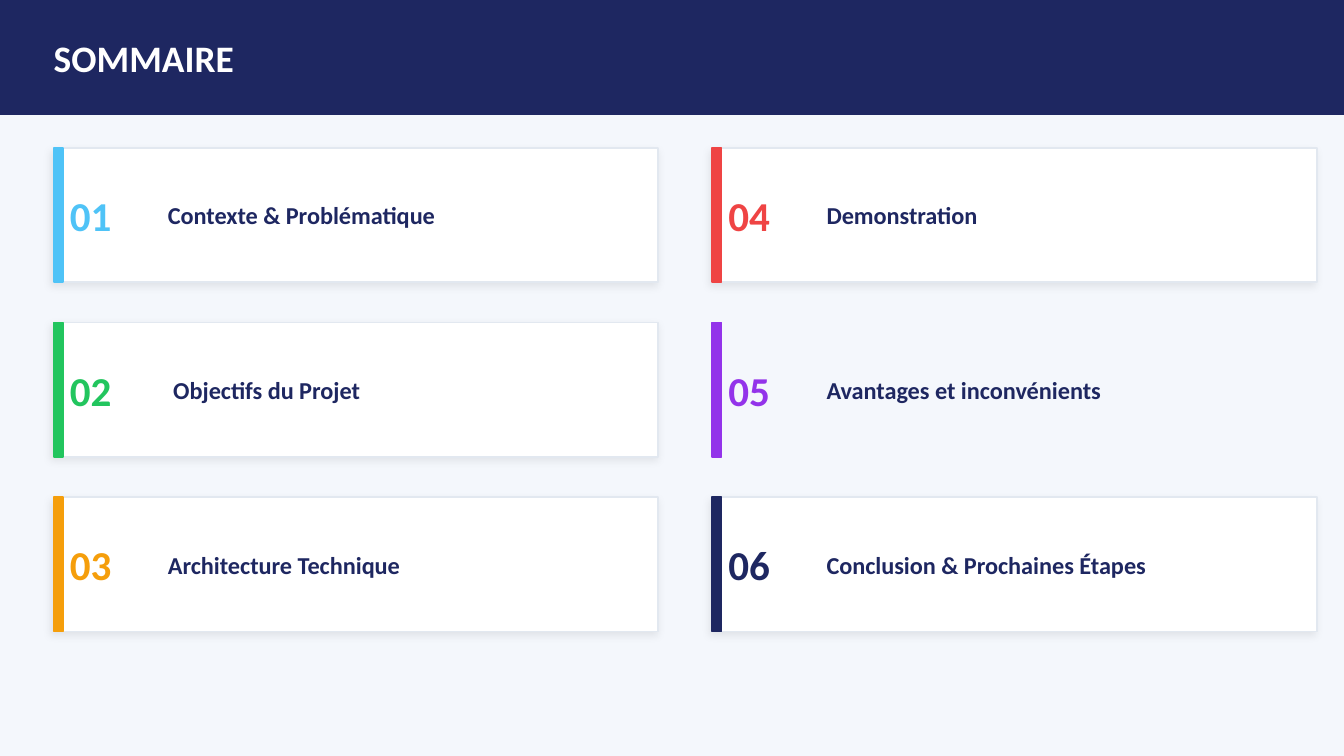
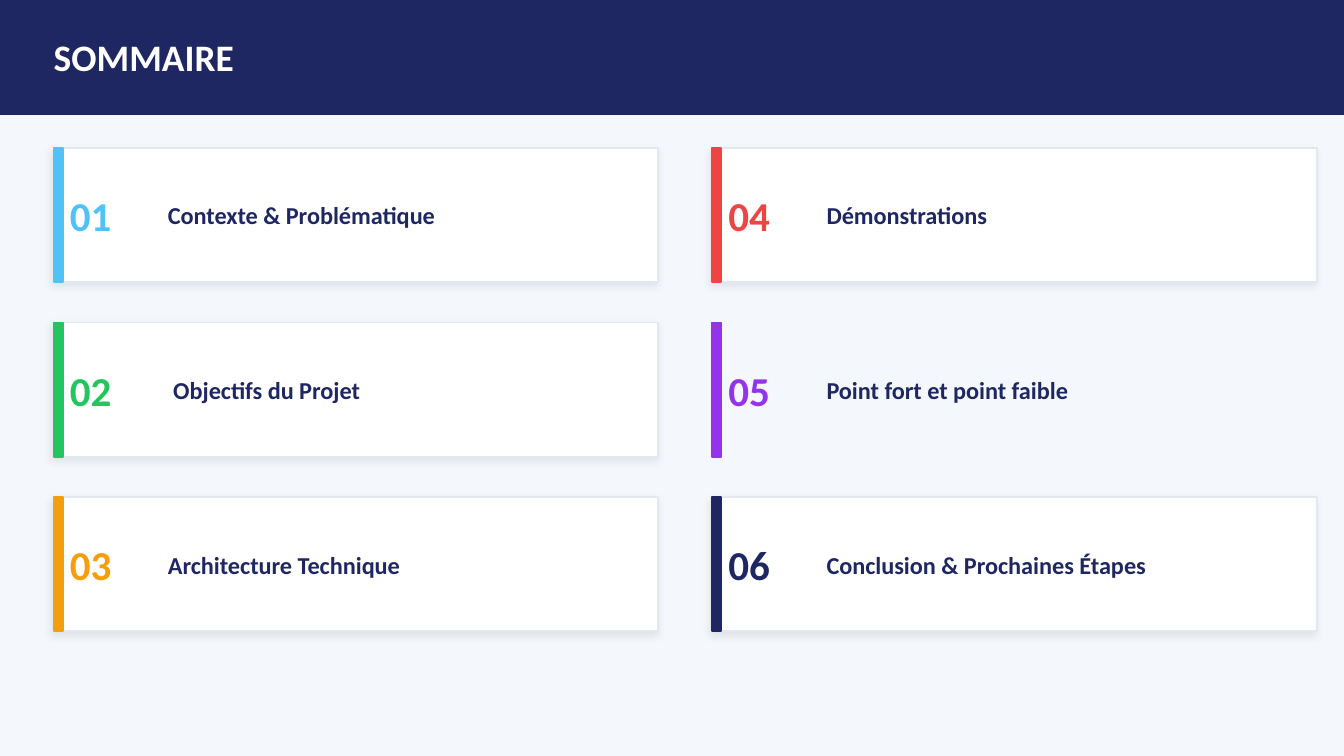
Before and after one commit to santatraolivette-source/projet_tutoree_groupe, a slide deck: slide 2 of presentation_projet_tutoree.pptx. Drawn at 1344x756 pixels with LibreOffice and Linux fonts; fonts in the diff are those of the drawing. Boxes give left, top, right and bottom in pixels: in the first picture for what was removed or moved away, otherwise in the second. Text is boxed around its words. In the diff, an @@ line names an element or a change of style, - is before the commit and + after.

Commit message:
Ajout slide demonstratio et correction erreur

```diff
--- a/presentation_projet_tutoree.pptx
+++ b/presentation_projet_tutoree.pptx
@@ rectangle at <box>712,148,1317,282</box>: outline #E2E8F0 1 pt to #E2E8F0 0.99 pt @@
@@ text at <box>827,207,987,224</box>: text changed @@
-Demonstration
+Démonstrations
@@ text at <box>827,382,1068,403</box>: text changed @@
-Avantages et inconvénients
+Point fort et point faible
```
Also in this commit, not shown: 7 other slides changed, 1 slide added, 1 slide removed.
